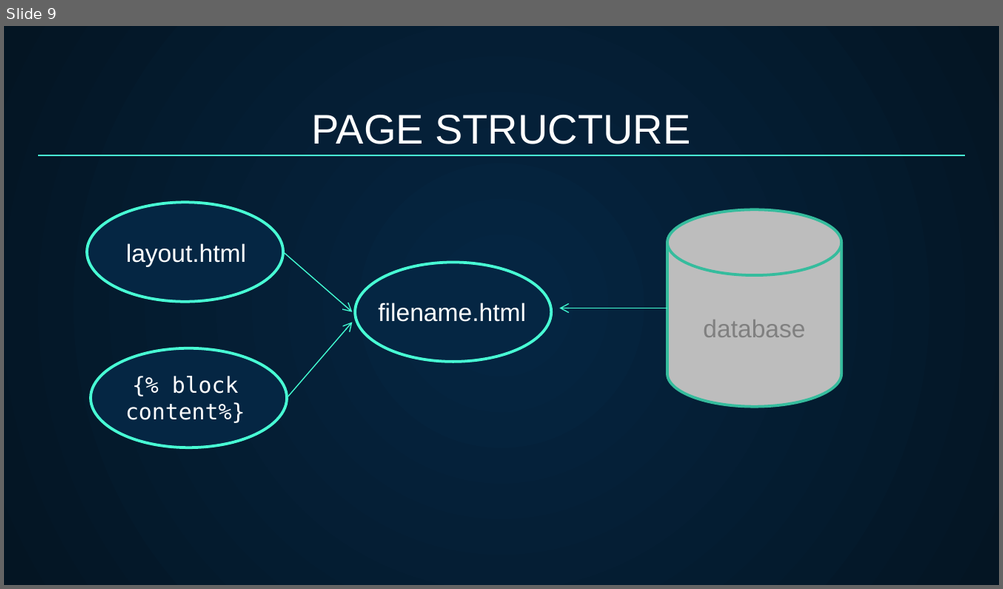
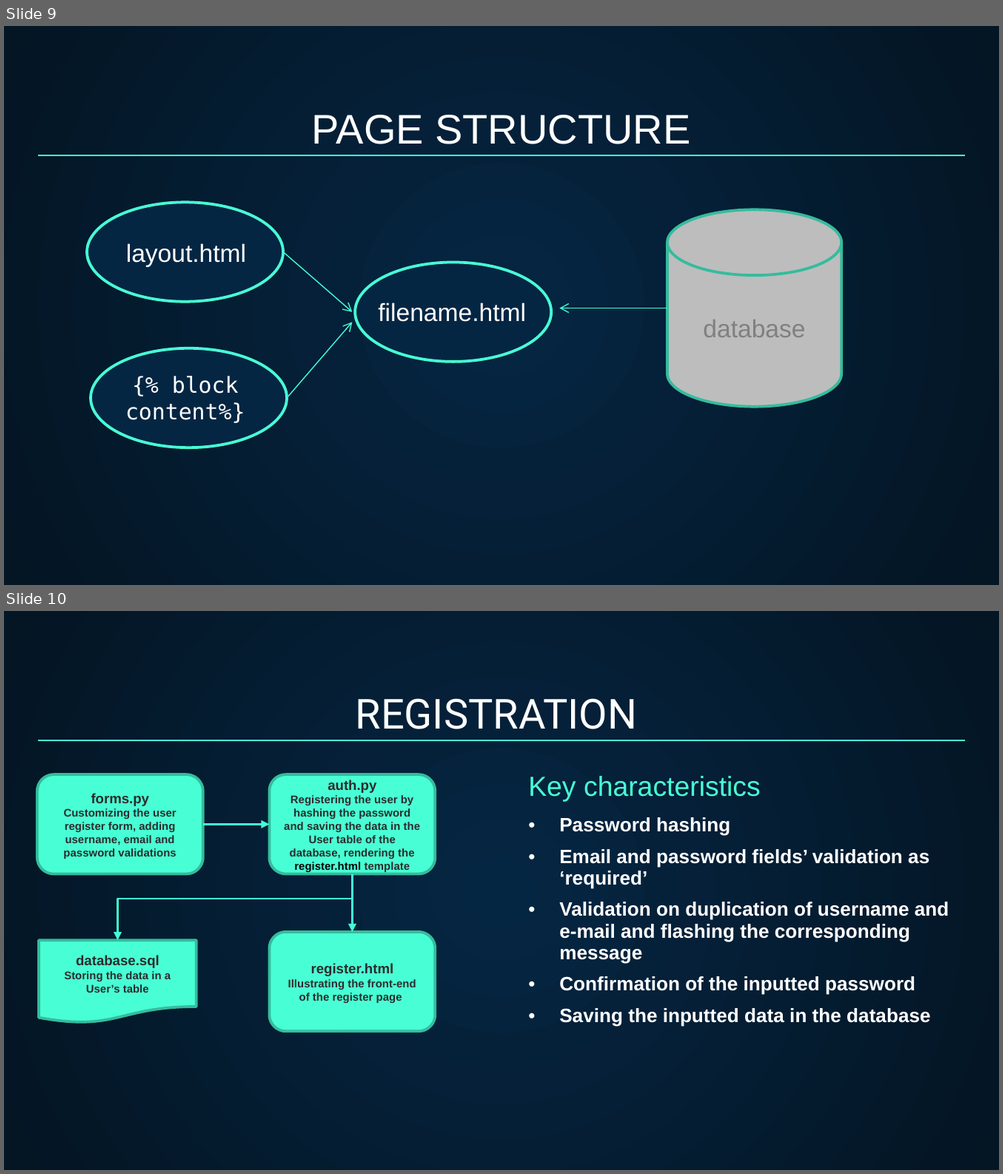
Before and after one commit to Liana-V/Project-ACA, a slide deck: Presentation.pptx. Shown one above the other, each under a label of ours: slide 9 before the commit, slides 9 and 10 after it. The pictures are 1003x589 and 1003x1174 pixels, drawn with LibreOffice and Linux fonts; fonts in the diff are those of the drawing. Boxes give left, top, right and bottom in pixels: in the first picture for what was removed or moved away, otherwise in the second. Text is boxed around its words. In the diff, an @@ line names an element or a change of style, - is before the commit and + after.

```diff
--- a/Presentation.pptx
+++ b/Presentation.pptx
@@ slide 10 added at (4, 611, 999, 1170), background gradient #052643 to #041523 @@
@@ title added at (356, 698, 637, 729), 30 pt, text #FFFFFF @@
+REGISTRATION
@@ line added from (38, 741) to (965, 741), #48FFD5 0.75 pt @@
@@ rounded rectangle added at (37, 775, 203, 874), fill #48FFD5, outline #35BD9E 2 pt, 8 pt, text #2B2B2B, bold @@
+forms.py
+Customizing the user register form, adding username, email and password validations
@@ rounded rectangle added at (270, 775, 435, 874), fill #48FFD5, outline #35BD9E 2 pt, 8 pt, text #2B2B2B, bold @@
+auth.py
+Registering the user by hashing the password and saving the data in the User table of the database, rendering the register.html template
@@ table added at (518, 766, 966, 1126), 1 rows, 1 columns @@
+Key characteristics / Password hashing / Email and password fields’ validation as ‘required’ / Validation on duplication of username and e-mail and flashing the corresponding message / Confirmation of the inputted password / Saving the inputted data in the database
@@ arrow added from (203, 825) to (270, 825), #42FED3 1.25 pt @@
@@ elbow arrow added from (352, 874) to (117, 940), #42FED3 1.25 pt @@
@@ arrow added from (352, 874) to (352, 932), #42FED3 1.25 pt @@
@@ flow chart document added at (39, 940, 196, 1022), fill #48FFD5, outline #35BD9E 2 pt, 8 pt, text #2B2B2B, bold @@
+database.sql
+Storing the data in a User’s table
@@ rounded rectangle added at (270, 932, 435, 1032), fill #48FFD5, outline #35BD9E 2 pt, 8 pt, text #2B2B2B, bold @@
+register.html
+Illustrating the front-end of the register page
```
Also in this commit, not shown: 5 other slides added, 12 other files.
